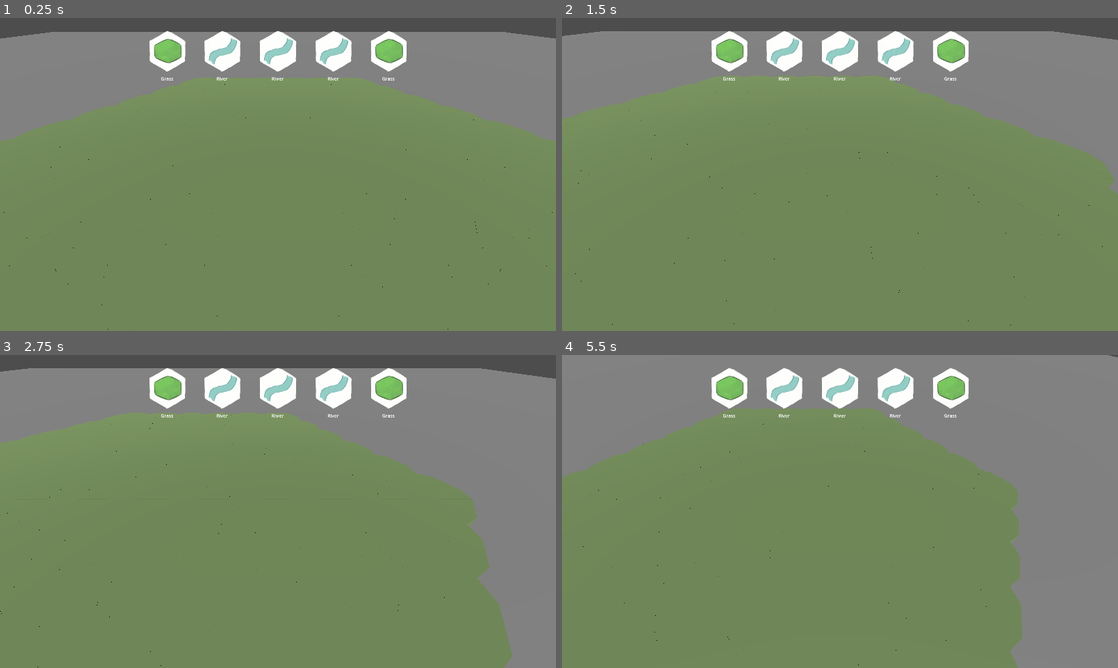
Above: before the commit, frames 1-4 (two rows, left to right).
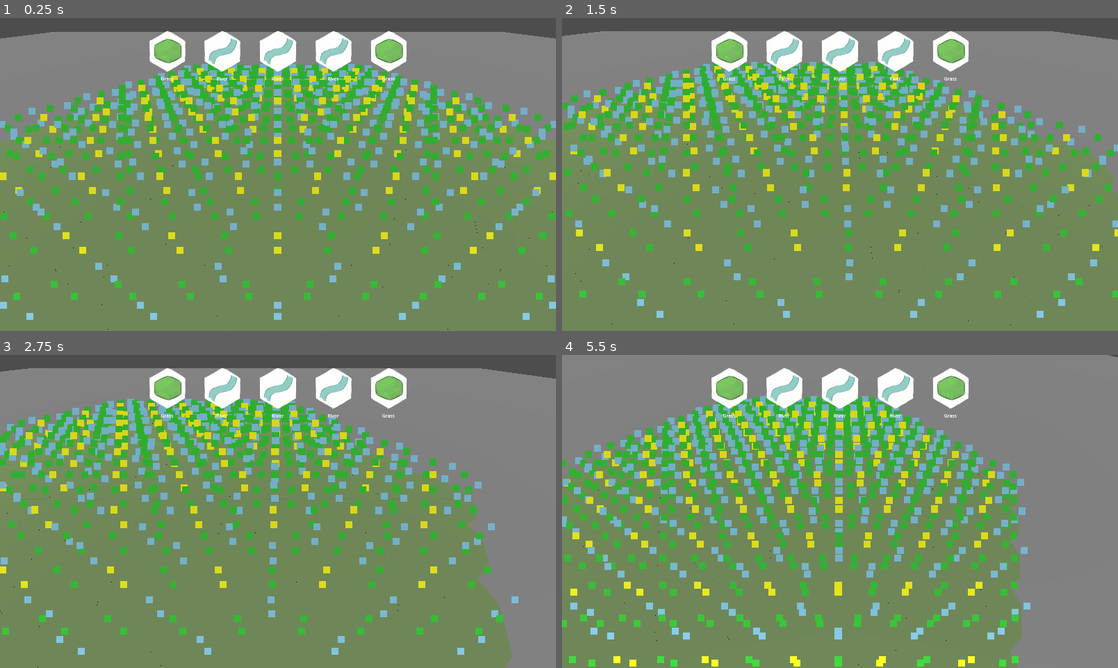
Above: after the commit, the same moments.

Repository: justfordoener/schmuck-of-schmiles
Game: Godot game, scene res://scenes/module_sandbox.tscn
Same seed, same stepped clock (60 frames per second), same inputs: the game is played once before the commit and once after it.
Inputs (mouse positions are in pixels of both pictures, inside the frame that each line leads up to):
- Up to frame 1 (0.25 s): no input
- Up to frame 2 (1.5 s): tap Enter at 0.5 s; move the mouse to (962, 158) at 0.52 s; hold D (move_right) 0.53-1.25 s; tap Middle mouse button (rotate) at 0.6 s; click (962, 158) at 0.67 s; drag from (728, 190) to (812, 237) at 1.27 s
- Up to frame 3 (2.75 s): move the mouse to (333, 442) at 2.02 s; hold D (move_right) from 2.03 s (still down); click (333, 442) at 2.1 s; tap Middle mouse button (rotate) at 2.3 s
- Up to frame 4 (5.5 s): release D (move_right) at 2.75 s; drag from (812, 574) to (673, 464) at 2.77 s; move the mouse to (1006, 558) at 3.52 s; hold A (move_left) 3.53-4.25 s; tap X (mouse_wheel_up) at 3.6 s; tap Middle mouse button (rotate) at 3.8, 5.3 s; drag from (673, 464) to (756, 433) at 4.27 s; move the mouse to (867, 511) at 5.02 s; hold S (move_back) from 5.03 s (still down); tap Mouse wheel down (move_up) at 5.1 s; click (867, 511) at 5.17 s

The runs differ from the first frame. In frame 1, 18% of the frame differs, in the area x 0-100%, y 14-97%; in frame 2, 17%; in frame 3, 16%; in frame 4, 22%, in the area x 0-85%, y 13-100%.

Commit message:
basic layered tile placement
wasser ins base layer rein, gras und wald aufs base layer drauf

Diff:
--- /dev/null
+++ b/book_of_tiles_godot/scenes/modules/blockout/hex_24.tscn
@@ -0,0 +1,16 @@
+[gd_scene load_steps=2 format=3]
+
+[ext_resource type="Script" path="res://scripts/grid/modules/module.gd" id="1_script"]
+
+[node name="Hex24" type="Node3D"]
+script = ExtResource("1_script")
+module_type = 0
+module_id = 24
+profiles = Dictionary[int, int]({
+0: 1,
+60: 1,
+120: 1,
+180: 1,
+240: 1,
+300: 1
+})
--- /dev/null
+++ b/book_of_tiles_godot/scenes/modules/blockout/quad_23.tscn
@@ -0,0 +1,14 @@
+[gd_scene load_steps=2 format=3]
+
+[ext_resource type="Script" path="res://scripts/grid/modules/module.gd" id="1_script"]
+
+[node name="Quad23" type="Node3D"]
+script = ExtResource("1_script")
+module_type = 1
+module_id = 23
+profiles = Dictionary[int, int]({
+0: 1,
+90: 1,
+180: 1,
+270: 1
+})
--- /dev/null
+++ b/book_of_tiles_godot/scenes/modules/blockout/tri_22.tscn
@@ -0,0 +1,13 @@
+[gd_scene load_steps=2 format=3]
+
+[ext_resource type="Script" path="res://scripts/grid/modules/module.gd" id="1_script"]
+
+[node name="Tri22" type="Node3D"]
+script = ExtResource("1_script")
+module_type = 2
+module_id = 22
+profiles = Dictionary[int, int]({
+90: 1,
+210: 1,
+330: 1
+})
--- a/book_of_tiles_godot/scenes/tiles/hex_water.tscn
+++ b/book_of_tiles_godot/scenes/tiles/hex_water.tscn
@@ -5,5 +5,6 @@
 
 [node name="Water" type="Node3D"]
 script = ExtResource("1_31j6x")
+is_water = true
 
 [node name="Hex21" parent="." instance=ExtResource("2_31j6x")]
--- a/book_of_tiles_godot/scripts/globals/grid.gd
+++ b/book_of_tiles_godot/scripts/globals/grid.gd
@@ -19,6 +19,16 @@
 	Layout.CELL_TYPE.CORNER: 20, # hex_20
 	Layout.CELL_TYPE.EDGE: 12,   # quad_12
 	Layout.CELL_TYPE.FACE: 3,    # tri_3
+}
+
+# No-geometry, all-AIR-profile module used to seed the two layers above ground, keyed by
+# cell type. Exists so cells up there carry a real WFC profile (AIR) instead of the EMPTY
+# wildcard, letting composite edges like FOREST_AIR/CLIFF_AIR match correctly against
+# unbuilt space. See _cell_occupies_surface(): these placeholders never block stacking.
+const AIR_MODULE_ID : Dictionary[Layout.CELL_TYPE, int] = {
+	Layout.CELL_TYPE.CORNER: 24, # hex_24
+	Layout.CELL_TYPE.EDGE: 23,   # quad_23
+	Layout.CELL_TYPE.FACE: 22,   # tri_22
 }
 
 func _ready() -> void:
@@ -33,16 +43,19 @@
 		_init_cell_possibilities(cell_index)
 		#print("cell: ", grid[cell_index].axial_position, " of type ", grid[cell_index].type, " has ", grid[cell_index].possibilities.size(), " possibilites")
 	initialize_grass_layer()
+	initialize_air_layers()
 
 func _initialize_grid_layers() -> void:
 	corner_mesh = ArrayMesh.new()
 	edge_mesh = ArrayMesh.new()
 	face_mesh = ArrayMesh.new()
-	for pos in axial_spiral(Layout.CENTER_TILE_AXIAL, Layout.GRID_RADIUS): #leave on tile empty
-		var corner_cell : CornerCell = CornerCell.new(pos)
-		corner_cell.base_rotation = 0 # corners are rotationally symmetric -> always 0
-		grid[get_axial_index(pos)] = corner_cell
-		_add_edges_and_faces(pos)
+	for layer in range(Layout.GRID_HEIGHT):
+		var layer_center : Vector3 = Layout.CENTER_TILE_AXIAL + Vector3(0, layer, 0)
+		for pos in axial_spiral(layer_center, Layout.GRID_RADIUS): #leave on tile empty
+			var corner_cell : CornerCell = CornerCell.new(pos)
+			corner_cell.base_rotation = 0 # corners are rotationally symmetric -> always 0
+			grid[get_axial_index(pos)] = corner_cell
+			_add_edges_and_faces(pos)
 
 func _link_neighbors() -> void:
 	for index in grid.keys():
@@ -67,6 +80,8 @@
 	for neighbor_index in grid.keys(): # possible performance bottleneck for large grids
 		var neighbor_cell = grid[neighbor_index]
 		var neighbor_value = _get_axial_value(neighbor_index)
+		if neighbor_value.y != index_value.y:
+			continue # horizontal-only linking: never cross layers by distance alone
 		var dist = index_value.distance_to(neighbor_value)
 		if neighbor_cell.type == Layout.CELL_TYPE.CORNER and dist < 1.2:
 			_establish_link(index, neighbor_index)
@@ -75,10 +90,12 @@
 
 func _find_face_neighbors(index : Vector3i) -> void:
 	# find 3 edge cells
+	var index_value = _get_axial_value(index)
 	for neighbor_index in grid.keys():
 		if grid[neighbor_index].type == Layout.CELL_TYPE.EDGE:
-			var index_value = _get_axial_value(index)
 			var neighbor_value = _get_axial_value(neighbor_index)
+			if neighbor_value.y != index_value.y:
+				continue # horizontal-only linking: never cross layers by distance alone
 			if index_value.distance_to(neighbor_value) < 1.0:
 				_establish_link(neighbor_index, index)
 
@@ -174,23 +191,41 @@
 			cell.possibilities.append(possible_module)
 		cell.initial_possibilities = cell.possibilities.duplicate()
 
-# Seeds every cell in the grid with its uniform-grassland module (see GRASS_MODULE_ID),
-# using the already-rotated possibilities computed in _init_cell_possibilities so each
-# module seats with the correct mesh orientation for its cell.
+# Seeds every ground-layer cell (axial y == 0) with its uniform-grassland module (see
+# GRASS_MODULE_ID), using the already-rotated possibilities computed in
+# _init_cell_possibilities so each module seats with the correct mesh orientation for its
+# cell. Layers above the ground are seeded separately by initialize_air_layers().
 func initialize_grass_layer() -> void:
 	for cell_index in grid.keys():
 		var cell : Cell = grid[cell_index]
-		var grass_id : int = GRASS_MODULE_ID[cell.type]
-		var possibility : Possibility = null
-		for poss : Possibility in cell.possibilities:
-			if poss.module_reference.module_id == grass_id:
-				possibility = poss
-				break
-		if possibility == null:
-			printerr("initialize_grass_layer: no grass module (id ", grass_id, ") found for cell ", cell_index, " of type ", cell.type)
+		if cell.axial_position.y != 0:
 			continue
-		cell.profiles = possibility.profiles.duplicate()
-		spawn_module(possibility, cell_index)
+		_seed_filler_module(cell_index, GRASS_MODULE_ID[cell.type], "initialize_grass_layer")
+
+# Seeds every cell on the layers above ground (axial y > 0) with its no-geometry, all-AIR
+# module (see AIR_MODULE_ID), so unbuilt upper-layer cells carry a real AIR profile instead
+# of the EMPTY wildcard. These placeholders are transparent to placement targeting (see
+# _cell_occupies_surface) and get freed like any other filler once something real is built
+# there.
+func initialize_air_layers() -> void:
+	for cell_index in grid.keys():
+		var cell : Cell = grid[cell_index]
+		if cell.axial_position.y == 0:
+			continue
+		_seed_filler_module(cell_index, AIR_MODULE_ID[cell.type], "initialize_air_layers")
+
+func _seed_filler_module(cell_index : Vector3i, module_id : int, caller_name : String) -> void:
+	var cell : Cell = grid[cell_index]
+	var possibility : Possibility = null
+	for poss : Possibility in cell.possibilities:
+		if poss.module_reference.module_id == module_id:
+			possibility = poss
+			break
+	if possibility == null:
+		printerr(caller_name, ": no module (id ", module_id, ") found for cell ", cell_index, " of type ", cell.type)
+		return
+	cell.profiles = possibility.profiles.duplicate()
+	spawn_module(possibility, cell_index)
 
 func spawn_debug_module(module : Module, cartvec : Vector3, rotdeg : int) -> void:
 	get_tree().root.add_child.call_deferred(module)
@@ -201,21 +236,20 @@
 #-------------------------------- wfc ----------------------------
 
 func batch_place_modules(placements: Array) -> void:
-	for index in grid.keys():
-		var cell = grid[index]
+	var placed_indices : Array[Vector3i] = []
+
+	for p in placements:
+		var cell_index = p["index"]
+		var cell : Cell = grid[cell_index]
+
+		# Reset only the cell(s) actually being placed into (dropping any stale soft-fill
+		# state from a previous WFC round) before re-fitting. Everything else in the grid -
+		# grass base, other columns, other layers - is left untouched.
 		if not cell.is_player_placed:
 			cell.module_reference = null
 			cell.possibilities = cell.initial_possibilities.duplicate()
-			if cell.instanced_module != null:
-				cell.instanced_module.queue_free()
-				cell.instanced_module = null
-			cell.profiles = get_hard_profiles_for_cell(index)
-
-	var placed_indices : Array[Vector3i] = []
-
-	for p in placements:
-		var cell_index = p["index"]
-		var cell : Cell = grid[cell_index]
+			cell.profiles = get_hard_profiles_for_cell(cell_index)
+
 		var possibility : Possibility = get_fitting_possibility(cell_index, p["module"], p["rotation"])
 
 		if possibility != null:
@@ -473,19 +507,20 @@
 	return true
 
 func cartesian_to_axial(cartesian_position : Vector3) -> Vector3:
-	cartesian_position = cartesian_position / Layout.CELL_SIZE
 	var axial_position : Vector3 = Vector3.ZERO
-	axial_position.x = cartesian_position.x * sqrt(3)/3 + cartesian_position.z * -1./3
-	axial_position.y = cartesian_position.y
-	axial_position.z = cartesian_position.z * 2./3
+	axial_position.y = cartesian_position.y / Layout.CELL_HEIGHT
+	var xz_position : Vector3 = cartesian_position / Layout.CELL_SIZE
+	axial_position.x = xz_position.x * sqrt(3)/3 + xz_position.z * -1./3
+	axial_position.z = xz_position.z * 2./3
 	return axial_position
 
 func axial_to_cartesian(axial_position : Vector3) -> Vector3:
 	var cartesian_position : Vector3 = Vector3.ZERO
 	cartesian_position.x = axial_position.x * sqrt(3) + axial_position.z * sqrt(3) / 2
-	cartesian_position.y = axial_position.y
 	cartesian_position.z = axial_position.z * 3. / 2
-	return Layout.CELL_SIZE * cartesian_position
+	cartesian_position = Layout.CELL_SIZE * cartesian_position
+	cartesian_position.y = axial_position.y * Layout.CELL_HEIGHT
+	return cartesian_position
 
 func axial_round(axial_coordinate : Vector3) -> Vector3:
 	var xgrid : int = roundi(axial_coordinate.x)
@@ -494,24 +529,79 @@
 	#print("rounding: axial ", axial_coordinate, " rounded: ", return_vector)
 	return return_vector
 
-# Returns the nearest cell of the given type to a world-space point, or null if none exist.
-func snap_to_cell(point : Vector3, cell_type : Layout.CELL_TYPE) -> Cell:
+# Resolves the (x,z) column nearest to a world-space point, then returns either the lowest
+# unoccupied cell in that column (default - stack a new placement above whatever's there),
+# or, if target_topmost is set (water tiles), the topmost currently-occupied cell (replace
+# the hovered surface in place instead of building above it). Returns null if there's no
+# such column, or (non-topmost mode) the column is already full up to GRID_HEIGHT layers.
+func snap_to_cell(point : Vector3, cell_type : Layout.CELL_TYPE, target_topmost : bool = false) -> Cell:
+	var ground_cell := _nearest_ground_cell(point, cell_type)
+	if ground_cell == null:
+		return null
+	if target_topmost:
+		return _topmost_occupied_cell_in_column(ground_cell)
+	return _lowest_free_cell_in_column(ground_cell)
+
+# Nearest cell of the given type on the ground layer (y == 0), by XZ-plane distance only
+# (ignores point.y so hovering above the ground plane still resolves to the right column).
+func _nearest_ground_cell(point : Vector3, cell_type : Layout.CELL_TYPE) -> Cell:
 	var closest_cell : Cell = null
 	var min_dist : float = INF
+	var point_xz := Vector2(point.x, point.z)
 
 	# might need to limit the grid and only check for cells within a given radius for performance
 	for index_key in grid.keys():
 		var cell = grid[index_key]
-		if cell.type == cell_type:
+		if cell.type == cell_type and cell.axial_position.y == 0:
 			var cell_world_pos = axial_to_cartesian(cell.axial_position)
-			var dist = point.distance_to(cell_world_pos)
+			var dist = point_xz.distance_to(Vector2(cell_world_pos.x, cell_world_pos.z))
 			if dist < min_dist:
 				min_dist = dist
 				closest_cell = cell
 	return closest_cell
 
-func snap_position(point : Vector3, cell_type : Layout.CELL_TYPE) -> Vector3:
-	var cell := snap_to_cell(point, cell_type)
+# True if a cell counts as "occupied" for stacking/placement targeting. Layer 0 is the
+# permanent grass floor - always solid, regardless of is_player_placed. Layers above only
+# count as occupied once a player has actually built something there: the default AIR
+# filler seeded by initialize_air_layers() has a non-null instanced_module too (an empty,
+# geometry-less placeholder just carrying an AIR profile for WFC matching), so
+# instanced_module alone isn't a reliable occupancy signal - only is_player_placed is.
+func _cell_occupies_surface(cell : Cell) -> bool:
+	return cell.is_player_placed or cell.axial_position.y == 0
+
+# Walks the column above ground_cell (same x/z, ascending y) and returns the first cell
+# that isn't occupied yet (see _cell_occupies_surface).
+func _lowest_free_cell_in_column(ground_cell : Cell) -> Cell:
+	for layer in range(Layout.GRID_HEIGHT):
+		var axial : Vector3 = ground_cell.axial_position
+		axial.y = layer
+		var index := get_axial_index(axial)
+		if not grid.has(index):
+			continue
+		var cell : Cell = grid[index]
+		if not _cell_occupies_surface(cell):
+			return cell
+	return null
+
+# Walks the column from the ground up and returns the highest occupied cell (see
+# _cell_occupies_surface), stopping at the first unoccupied layer - i.e. the surface a
+# player is actually looking at/hovering over. Never null: layer 0 is always occupied.
+func _topmost_occupied_cell_in_column(ground_cell : Cell) -> Cell:
+	var result : Cell = null
+	for layer in range(Layout.GRID_HEIGHT):
+		var axial : Vector3 = ground_cell.axial_position
+		axial.y = layer
+		var index := get_axial_index(axial)
+		if not grid.has(index):
+			break
+		var cell : Cell = grid[index]
+		if not _cell_occupies_surface(cell):
+			break
+		result = cell
+	return result
+
+func snap_position(point : Vector3, cell_type : Layout.CELL_TYPE, target_topmost : bool = false) -> Vector3:
+	var cell := snap_to_cell(point, cell_type, target_topmost)
 	return axial_to_cartesian(cell.axial_position) if cell != null else point # fallback to original point
 
 func get_rotation_value(type : Layout.CELL_TYPE) -> float:
--- a/book_of_tiles_godot/scripts/globals/layout.gd
+++ b/book_of_tiles_godot/scripts/globals/layout.gd
@@ -36,9 +36,10 @@
 	return PROFILE_REVERSE.get(p, p)
 
 var CELL_SIZE   : float = 1 / sqrt(3) # length of a side of a hexagon
+var CELL_HEIGHT : float = 0.5 # vertical spacing between stacked layers
 var CELL_STATE  : int = 1
 var GRID_RADIUS : int = 5
-var GRID_HEIGHT : int = 1
+var GRID_HEIGHT : int = 3
 var CENTER_TILE_EUCLIDIC : Vector3 = Vector3(0,0,0)
 var CENTER_TILE_AXIAL : Vector3 = Vector3(0,0,0)
 var AXIAL_DIRECTION := {
--- a/book_of_tiles_godot/scripts/grid/tile.gd
+++ b/book_of_tiles_godot/scripts/grid/tile.gd
@@ -1,3 +1,5 @@
 extends Node
 
 @export var layer_type : Layout.CELL_TYPE
+# Water replaces whatever currently occupies the hovered cell instead of stacking above it.
+@export var is_water : bool = false
--- a/book_of_tiles_godot/scripts/managers/placement_manager.gd
+++ b/book_of_tiles_godot/scripts/managers/placement_manager.gd
@@ -48,7 +48,7 @@
 	preview_instance.visible = not _is_mouse_over_ui_rect(mouse_pos)
 	var hit = plane.intersects_ray(ray_origin, ray_dir)
 	if hit != null:
-		var target_cell = Grid.snap_to_cell(hit, preview_instance.layer_type)
+		var target_cell = Grid.snap_to_cell(hit, preview_instance.layer_type, preview_instance.is_water)
 		if target_cell == null:
 			return
 		var snap_position = Grid.axial_to_cartesian(target_cell.axial_position)
@@ -78,7 +78,7 @@
 
 	# Pass 1: Check if all children are allowed and gather their placement data
 	for child : Module in instance.get_children():
-		var child_position = Grid.snap_position(child.global_position, child.module_type)
+		var child_position = Grid.snap_position(child.global_position, child.module_type, instance.is_water)
 		var child_index = Grid.get_axial_index(Grid.cartesian_to_axial(child_position))
 		var child_rotation = -Grid.round_rotation(rad_to_deg(instance_rotation + child.rotation.y))
 
Not shown, added: book_of_tiles_godot/.claude/settings.local.json
